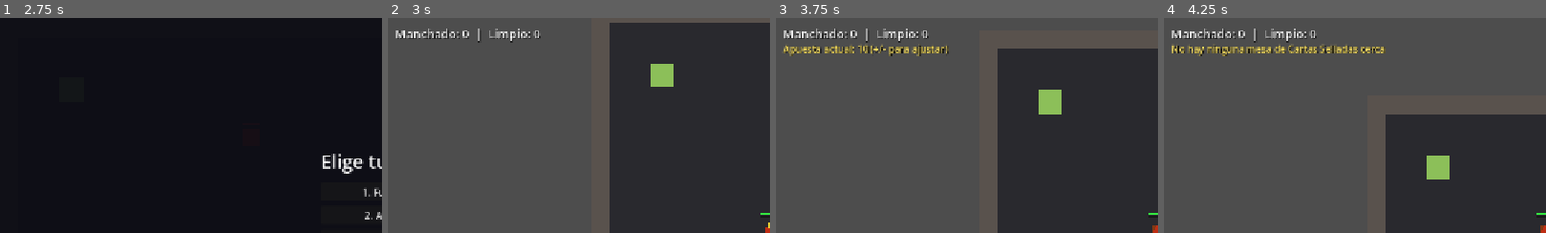
Above: before the commit, frames 1-4 (left to right).
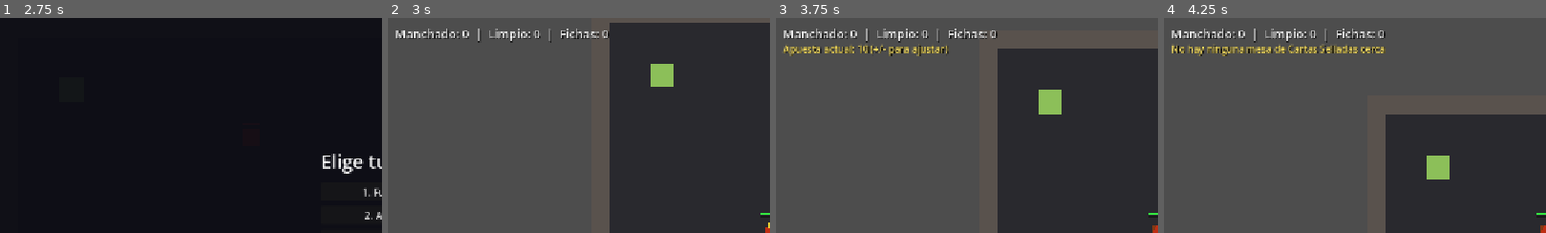
Above: after the commit, the same moments.

Repository: thejowe/ninjex
Game: Godot game, scene res://scenes/main/main.tscn
The game is run twice, just before and just after one commit, with the same random seed, the same clock (stepped at 60 frames per second) and the same inputs.
Inputs (mouse positions are % of the whole screen's width and height, from its top left):
- Up to frame 1 (2.75 s): tap Enter (ui_accept) at 0.5, 0.77, 1.25, 1.52, 2 s; move the mouse to (72, 45) at 0.52 s; hold D (move_right) 0.53-1.28 s; tap 7 (jugar_cartas) at 0.6, 1.55, 2.3 s; move the mouse to (30, 55) at 1.27 s; hold S (move_down) 1.28-2.03 s; tap T (apostar_alto) at 1.35 s; move the mouse to (60, 28) at 2.02 s; hold D (move_right) from 2.03 s (still down); tap B (apostar_bajo) at 2.1 s
- Up to frame 2 (3 s): release D (move_right) at 2.75 s; click "1. Fuego" at 2.75 s
- Up to frame 3 (3.75 s): move the mouse to (45, 70) at 3.52 s; hold W (move_up) from 3.53 s (still down); tap - (apuesta_bajar) at 3.6 s
- Up to frame 4 (4.25 s): keep holding W (move_up); tap Enter (ui_accept) at 3.77 s; tap 7 (jugar_cartas) at 3.8 s
The pictures show only the part of the screen within x 0-50%, y 0-50%; the shares and areas given below are measured in that part.

Frame 1 is identical in both runs. In frame 2, 0.4% of the frame differs, in the area x 42-58%, y 4-12%; in frame 3, 0.4%; in frame 4, 0.3%.

Commit message:
Reparte fichas en los 4 juegos de casino existentes (H6)

Diff:
--- a/scripts/player/player.gd
+++ b/scripts/player/player.gd
@@ -176,6 +176,17 @@
 ## forzar un dado ganador siempre.
 const SOSPECHA_POR_TRAMPA_DADOS := 15.0
 const SOSPECHA_POR_TRAMPA_CARTAS := 10.0
+## Fichas ganadas por partida de casino (H6, brief "Tres monedas": "solo se
+## ganan jugando", sin mas detalle). Decision propia: se reparte SIEMPRE algo,
+## menos al perder que al ganar -- si solo se repartiera al ganar, comprar
+## pergaminos dependeria enteramente de rachas de suerte en las apuestas, y
+## las fichas dejarian de sentirse como recompensa por "jugar" (texto del
+## brief) para sentirse como recompensa por "ganar" (mas estricto de lo que
+## pide). Mismos 4 juegos que ya reparten dinero limpio/manchado: Mesa de
+## Dados, Rueda del Clan, Cartas Selladas, Peleas del Sotano -- no crea
+## ningun juego nuevo, solo engancha su resultado ya calculado.
+const FICHAS_POR_GANAR := 5.0
+const FICHAS_POR_PERDER := 1.0
 ## Peso del botin (brief H2 tarea 4): cada cadaver cargado resta velocidad.
 ## MIN_CARGA_SPEED_RATIO evita que cargar el maximo te deje casi inmovil --
 ## seria un castigo, no una decision interesante.
@@ -575,7 +586,8 @@
 ## confirm_vender/confirm_cambiar_dinero/confirm_apostar_dados -- este Label
 ## solo lee su valor actual cada frame, no necesita señal ni RPC propio.
 func _update_money_label() -> void:
-	var texto := "Manchado: %.0f  |  Limpio: %.0f" % [NetworkManager.dinero_manchado, NetworkManager.dinero_limpio]
+	var peer_id_hud := get_multiplayer_authority()
+	var texto := "Manchado: %.0f  |  Limpio: %.0f  |  Fichas: %.0f" % [NetworkManager.dinero_manchado, NetworkManager.dinero_limpio, NetworkManager.fichas.get(peer_id_hud, 0.0)]
 	# Aviso visible de deuda con el Usurero: en NEGATIVO (pedido explicito
 	# del usuario), mismo Label de dinero -- reutilizado en vez de crear un
 	# tercer Label solo para esto.
@@ -2091,10 +2103,12 @@
 		nuevo_limpio += delta
 	else:
 		nuevo_manchado += delta
-	confirm_apostar_dados.rpc(nuevo_limpio, nuevo_manchado, moneda, eleccion, cara, gano, monto, recorte_usurero, nueva_deuda, nuevo_chakra, nueva_sospecha, nueva_expulsion, hizo_trampa)
-
-@rpc("any_peer", "call_local", "reliable")
-func confirm_apostar_dados(nuevo_limpio: float, nuevo_manchado: float, moneda: String, eleccion: String, cara: int, gano: bool, apuesta: float, recorte_usurero: float, nueva_deuda: float, nuevo_chakra: float, nueva_sospecha: float, nueva_expulsion: float, hizo_trampa: bool) -> void:
+	var fichas_ganadas: float = FICHAS_POR_GANAR if gano else FICHAS_POR_PERDER
+	var nuevas_fichas: float = NetworkManager.fichas.get(peer_id, 0.0) + fichas_ganadas
+	confirm_apostar_dados.rpc(nuevo_limpio, nuevo_manchado, moneda, eleccion, cara, gano, monto, recorte_usurero, nueva_deuda, nuevo_chakra, nueva_sospecha, nueva_expulsion, hizo_trampa, fichas_ganadas, nuevas_fichas)
+
+@rpc("any_peer", "call_local", "reliable")
+func confirm_apostar_dados(nuevo_limpio: float, nuevo_manchado: float, moneda: String, eleccion: String, cara: int, gano: bool, apuesta: float, recorte_usurero: float, nueva_deuda: float, nuevo_chakra: float, nueva_sospecha: float, nueva_expulsion: float, hizo_trampa: bool, fichas_ganadas: float, nuevas_fichas: float) -> void:
 	NetworkManager.dinero_limpio = nuevo_limpio
 	NetworkManager.dinero_manchado = nuevo_manchado
 	NetworkManager.usurero_deuda_pendiente = nueva_deuda
@@ -2102,6 +2116,7 @@
 	var peer_id := get_multiplayer_authority()
 	NetworkManager.sospecha_nivel[peer_id] = nueva_sospecha
 	NetworkManager.sospecha_expulsado_restante[peer_id] = nueva_expulsion
+	NetworkManager.fichas[peer_id] = nuevas_fichas
 	var resultado_texto: String
 	if gano:
 		resultado_texto = "GANASTE +%.1f" % (apuesta - recorte_usurero)
@@ -2109,7 +2124,7 @@
 			resultado_texto += " (recorte Usurero -%.1f, deuda restante: -%.0f)" % [recorte_usurero, nueva_deuda]
 	else:
 		resultado_texto = "perdiste -%.1f" % apuesta
-	var texto := "Dados %s (%s, cara %d): %s" % [moneda, eleccion, cara, resultado_texto]
+	var texto := "Dados %s (%s, cara %d): %s (+%.0f fichas)" % [moneda, eleccion, cara, resultado_texto, fichas_ganadas]
 	if hizo_trampa:
 		texto += " [Viento: dado forzado]"
 	print("[Dados] Apostaste %s a %s, salio cara %d -> %s (limpio: %.1f, manchado: %.1f)" % [moneda, eleccion, cara, resultado_texto, nuevo_limpio, nuevo_manchado])
@@ -2169,18 +2184,23 @@
 		nuevo_limpio += delta
 	else:
 		nuevo_manchado += delta
-	confirm_girar_ruleta.rpc(nuevo_limpio, nuevo_manchado, moneda, categoria, sector, gano, monto, pago)
-
-@rpc("any_peer", "call_local", "reliable")
-func confirm_girar_ruleta(nuevo_limpio: float, nuevo_manchado: float, moneda: String, categoria: String, sector: String, gano: bool, apuesta: float, pago: float) -> void:
+	var peer_id := get_multiplayer_authority()
+	var fichas_ganadas: float = FICHAS_POR_GANAR if gano else FICHAS_POR_PERDER
+	var nuevas_fichas: float = NetworkManager.fichas.get(peer_id, 0.0) + fichas_ganadas
+	confirm_girar_ruleta.rpc(nuevo_limpio, nuevo_manchado, moneda, categoria, sector, gano, monto, pago, fichas_ganadas, nuevas_fichas)
+
+@rpc("any_peer", "call_local", "reliable")
+func confirm_girar_ruleta(nuevo_limpio: float, nuevo_manchado: float, moneda: String, categoria: String, sector: String, gano: bool, apuesta: float, pago: float, fichas_ganadas: float, nuevas_fichas: float) -> void:
 	NetworkManager.dinero_limpio = nuevo_limpio
 	NetworkManager.dinero_manchado = nuevo_manchado
+	var peer_id := get_multiplayer_authority()
+	NetworkManager.fichas[peer_id] = nuevas_fichas
 	var resultado_texto: String
 	if gano:
 		resultado_texto = "GANASTE +%.1f (x%.1f)" % [(apuesta * pago) - apuesta, pago]
 	else:
 		resultado_texto = "perdiste -%.1f" % apuesta
-	_status_label.text = "Ruleta %s (elegiste %s, salio %s): %s" % [moneda, categoria, sector, resultado_texto]
+	_status_label.text = "Ruleta %s (elegiste %s, salio %s): %s (+%.0f fichas)" % [moneda, categoria, sector, resultado_texto, fichas_ganadas]
 	_status_label.modulate = Color(0.4, 1, 0.4) if gano else Color(1, 0.4, 0.4)
 
 # =========================================================================
@@ -2249,22 +2269,25 @@
 		nuevo_limpio += delta
 	else:
 		nuevo_manchado += delta
-	confirm_jugar_cartas.rpc(nuevo_limpio, nuevo_manchado, moneda, gano, carta_jugador, mejor_npc, monto, pago, nuevo_chakra, nueva_sospecha, nueva_expulsion, hizo_trampa)
-
-@rpc("any_peer", "call_local", "reliable")
-func confirm_jugar_cartas(nuevo_limpio: float, nuevo_manchado: float, moneda: String, gano: bool, carta_jugador: int, mejor_npc: int, apuesta: float, pago: float, nuevo_chakra: float, nueva_sospecha: float, nueva_expulsion: float, hizo_trampa: bool) -> void:
+	var fichas_ganadas: float = FICHAS_POR_GANAR if gano else FICHAS_POR_PERDER
+	var nuevas_fichas: float = NetworkManager.fichas.get(peer_id, 0.0) + fichas_ganadas
+	confirm_jugar_cartas.rpc(nuevo_limpio, nuevo_manchado, moneda, gano, carta_jugador, mejor_npc, monto, pago, nuevo_chakra, nueva_sospecha, nueva_expulsion, hizo_trampa, fichas_ganadas, nuevas_fichas)
+
+@rpc("any_peer", "call_local", "reliable")
+func confirm_jugar_cartas(nuevo_limpio: float, nuevo_manchado: float, moneda: String, gano: bool, carta_jugador: int, mejor_npc: int, apuesta: float, pago: float, nuevo_chakra: float, nueva_sospecha: float, nueva_expulsion: float, hizo_trampa: bool, fichas_ganadas: float, nuevas_fichas: float) -> void:
 	NetworkManager.dinero_limpio = nuevo_limpio
 	NetworkManager.dinero_manchado = nuevo_manchado
 	chakra_current = nuevo_chakra
 	var peer_id := get_multiplayer_authority()
 	NetworkManager.sospecha_nivel[peer_id] = nueva_sospecha
 	NetworkManager.sospecha_expulsado_restante[peer_id] = nueva_expulsion
+	NetworkManager.fichas[peer_id] = nuevas_fichas
 	var resultado_texto: String
 	if gano:
 		resultado_texto = "GANASTE +%.1f" % [(apuesta * pago) - apuesta]
 	else:
 		resultado_texto = "perdiste -%.1f" % apuesta
-	var texto := "Cartas %s (tu %d vs mejor NPC %d): %s" % [moneda, carta_jugador, mejor_npc, resultado_texto]
+	var texto := "Cartas %s (tu %d vs mejor NPC %d): %s (+%.0f fichas)" % [moneda, carta_jugador, mejor_npc, resultado_texto, fichas_ganadas]
 	if hizo_trampa:
 		texto += " [Rayo: elegiste tu mejor carta]"
 	_status_label.text = texto
@@ -2311,19 +2334,24 @@
 		nuevo_limpio += delta
 	else:
 		nuevo_manchado += delta
-	confirm_apostar_pelea.rpc(nuevo_limpio, nuevo_manchado, moneda, eleccion, ganador, gano, monto, pago, pelea.nombre_izquierda, pelea.nombre_derecha)
-
-@rpc("any_peer", "call_local", "reliable")
-func confirm_apostar_pelea(nuevo_limpio: float, nuevo_manchado: float, moneda: String, eleccion: String, ganador: String, gano: bool, apuesta: float, pago: float, nombre_izq: String, nombre_der: String) -> void:
+	var peer_id := get_multiplayer_authority()
+	var fichas_ganadas: float = FICHAS_POR_GANAR if gano else FICHAS_POR_PERDER
+	var nuevas_fichas: float = NetworkManager.fichas.get(peer_id, 0.0) + fichas_ganadas
+	confirm_apostar_pelea.rpc(nuevo_limpio, nuevo_manchado, moneda, eleccion, ganador, gano, monto, pago, pelea.nombre_izquierda, pelea.nombre_derecha, fichas_ganadas, nuevas_fichas)
+
+@rpc("any_peer", "call_local", "reliable")
+func confirm_apostar_pelea(nuevo_limpio: float, nuevo_manchado: float, moneda: String, eleccion: String, ganador: String, gano: bool, apuesta: float, pago: float, nombre_izq: String, nombre_der: String, fichas_ganadas: float, nuevas_fichas: float) -> void:
 	NetworkManager.dinero_limpio = nuevo_limpio
 	NetworkManager.dinero_manchado = nuevo_manchado
+	var peer_id := get_multiplayer_authority()
+	NetworkManager.fichas[peer_id] = nuevas_fichas
 	var nombre_ganador := nombre_izq if ganador == "izquierda" else nombre_der
 	var resultado_texto: String
 	if gano:
 		resultado_texto = "GANASTE +%.1f" % [(apuesta * pago) - apuesta]
 	else:
 		resultado_texto = "perdiste -%.1f" % apuesta
-	_status_label.text = "Pelea %s (apostaste %s, gano %s): %s" % [moneda, eleccion, nombre_ganador, resultado_texto]
+	_status_label.text = "Pelea %s (apostaste %s, gano %s): %s (+%.0f fichas)" % [moneda, eleccion, nombre_ganador, resultado_texto, fichas_ganadas]
 	_status_label.modulate = Color(0.4, 1, 0.4) if gano else Color(1, 0.4, 0.4)
 
 # =========================================================================
